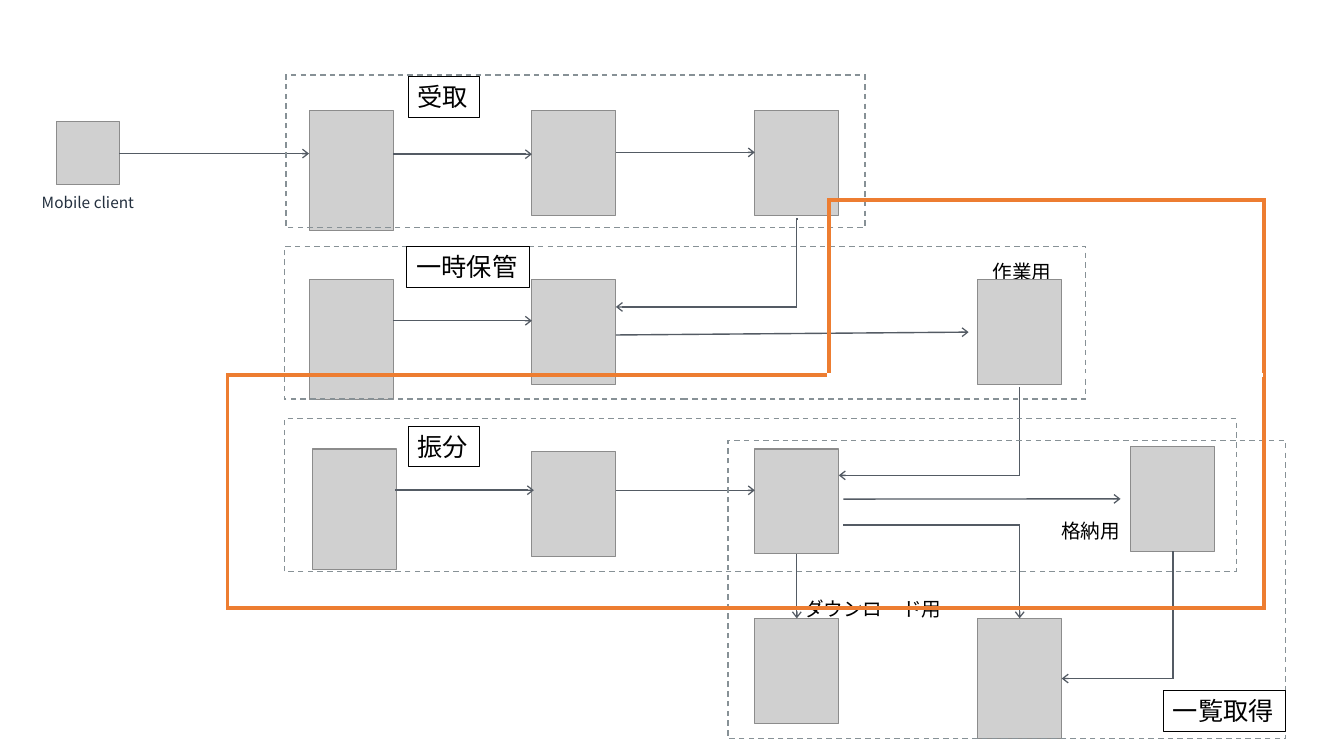
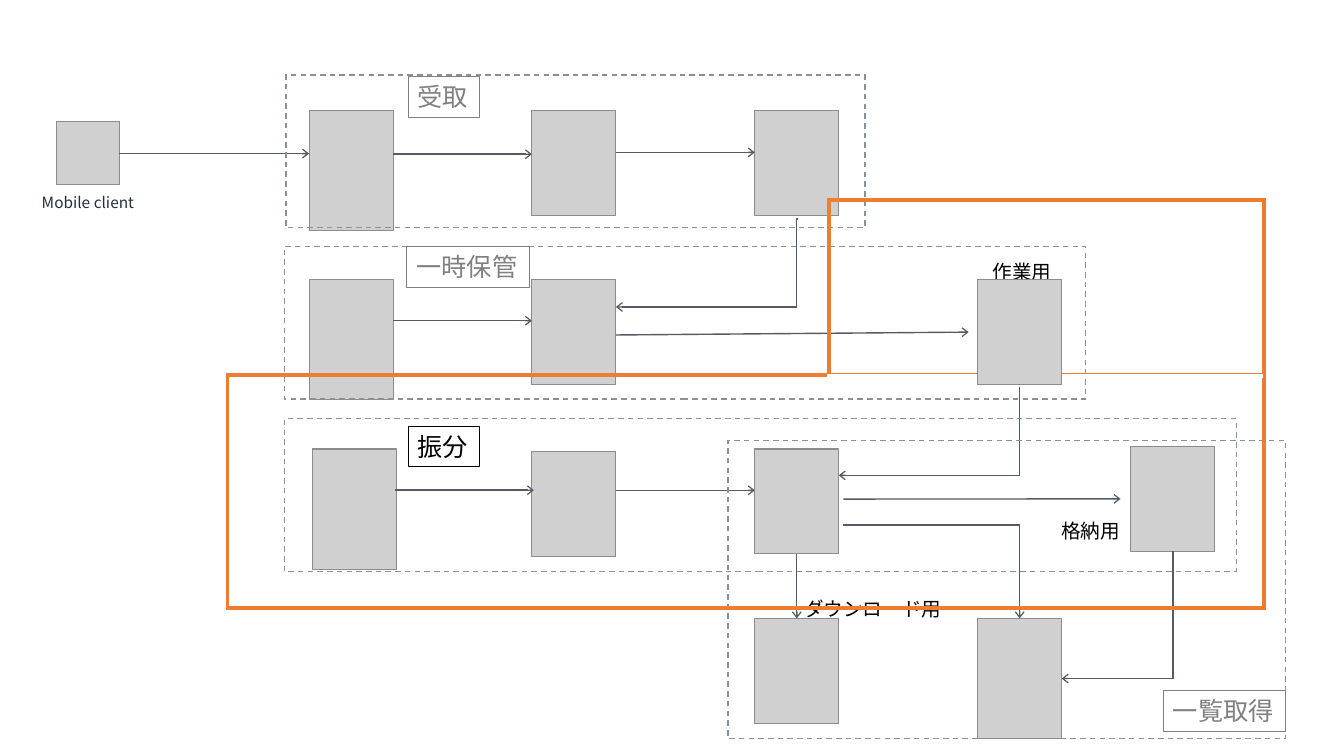
Before and after one commit to kodamashinji/task3, a slide deck: slide 9 of doc/arch.pptx (slide 7 before the commit). Drawn at 1344x756 pixels with LibreOffice and Linux fonts; fonts in the diff are those of the drawing; grey boxes stand for pictures. Boxes give left, top, right and bottom in pixels: in the first picture for what was removed or moved away, otherwise in the second. Text is boxed around its words. In the diff, an @@ line names an element or a change of style, - is before the commit and + after.

```diff
--- a/doc/arch.pptx
+++ b/doc/arch.pptx
@@ line (828, 376) - (1263, 376): stroke #FFFFFF 2.5 pt to #FFFFFF 2.75 pt @@
@@ text colour #000000 to #808080; outline #000000 0.25 pt to #808080 0.25 pt in 3 elements at (408, 77, 480, 117), (406, 246, 528, 286), (1164, 691, 1286, 731) @@
```
Also in this commit, not shown: 5 other slides changed, 4 slides added.
